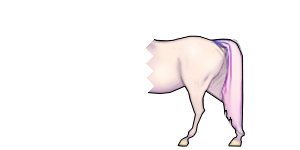
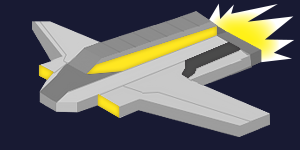
Before/after of a 300 x 150 layered artwork. What changed in the layer stack:
hid "l" over (0, 0, 157, 150)
added group "raumschiff" with 10 layers above "lego" over (8, 2, 295, 150)
added layer "Ebene 26" in group "raumschiff" over (30, 11, 270, 139)
added layer "Ebene 27" in group "raumschiff" over (206, 3, 295, 63)
hid group "lego" (15 layers) over (50, 8, 274, 145)
hid "Ellipse 3 Kopie 3" (1st of 4, in "lego") over (50, 20, 155, 142)
hid "unicorn" over (37, 4, 245, 149)
added layer "Ebene 28" above "Ebene 6" over (0, 0, 300, 150)
